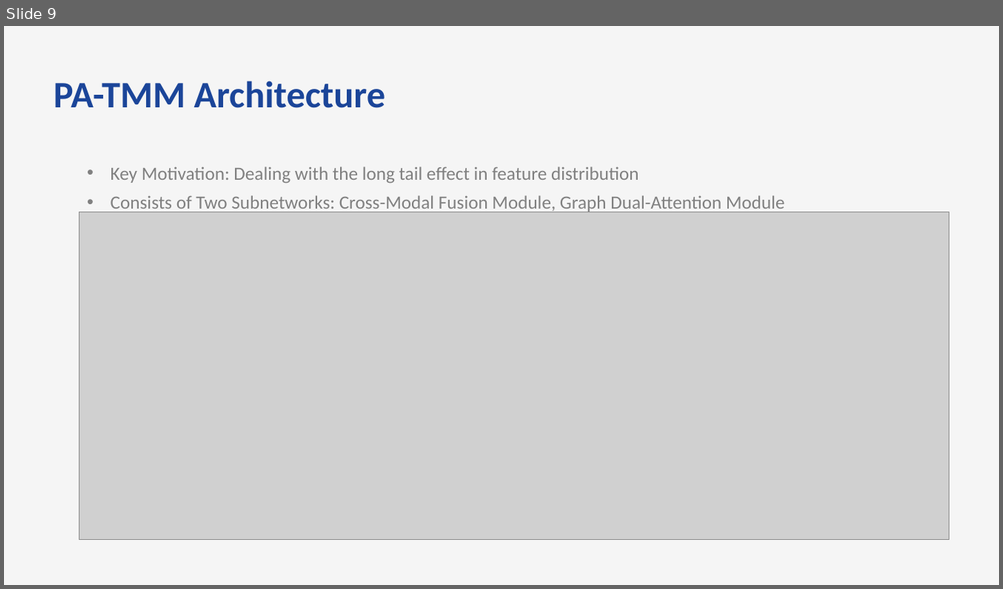
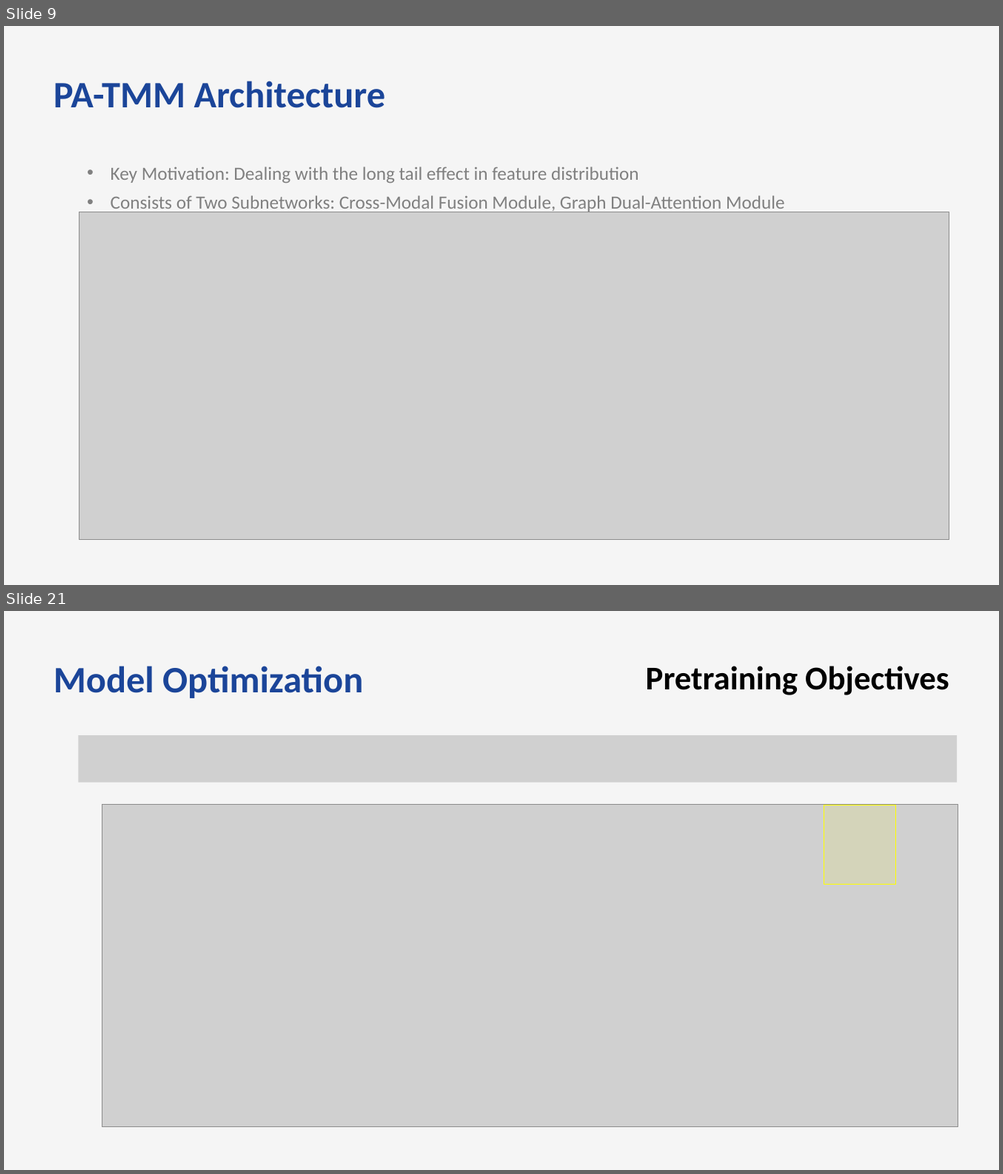
Before and after one commit to bts1991/study, a slide deck: 논문 Review/Others/paper_review.pptx. Shown one above the other, each under a label of ours: slide 9 before the commit, slides 9 and 21 after it; the slides between them are not shown. The pictures are 1003x589 and 1003x1174 pixels, drawn with LibreOffice and Linux fonts; fonts in the diff are those of the drawing; grey boxes stand for pictures. Boxes give left, top, right and bottom in pixels: in the first picture for what was removed or moved away, otherwise in the second. Text is boxed around its words. In the diff, an @@ line names an element or a change of style, - is before the commit and + after.

```diff
--- a/논문 Review/Others/paper_review.pptx
+++ b/논문 Review/Others/paper_review.pptx
@@ slide 21 added at [4,611,999,1170], background #F5F5F5 @@
@@ text added at [54,666,363,698], 36 pt, text #1B4599, bold @@
+Model Optimization
@@ text added at [646,666,949,695], 32 pt, text #000000, bold @@
+Pretraining Objectives
@@ picture added at [79,735,957,783] @@
@@ picture added at [102,805,958,1128] @@
@@ rectangle added at [824,805,896,884], fill #FFFF00 at 10% opacity, outline #FFFF00 0.75 pt @@
```
Also in this commit, not shown: 9 slides changed, 7 other slides added.
